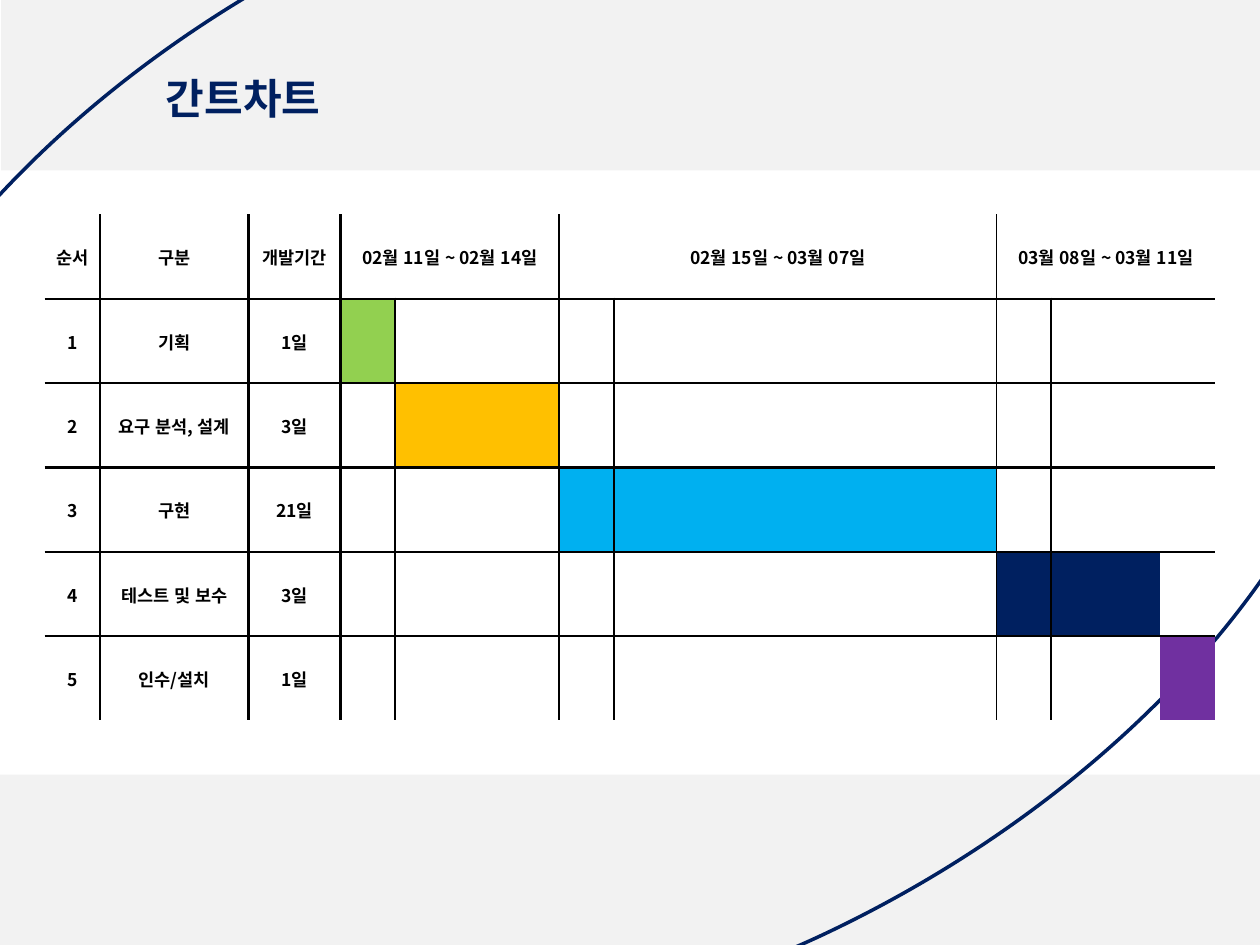
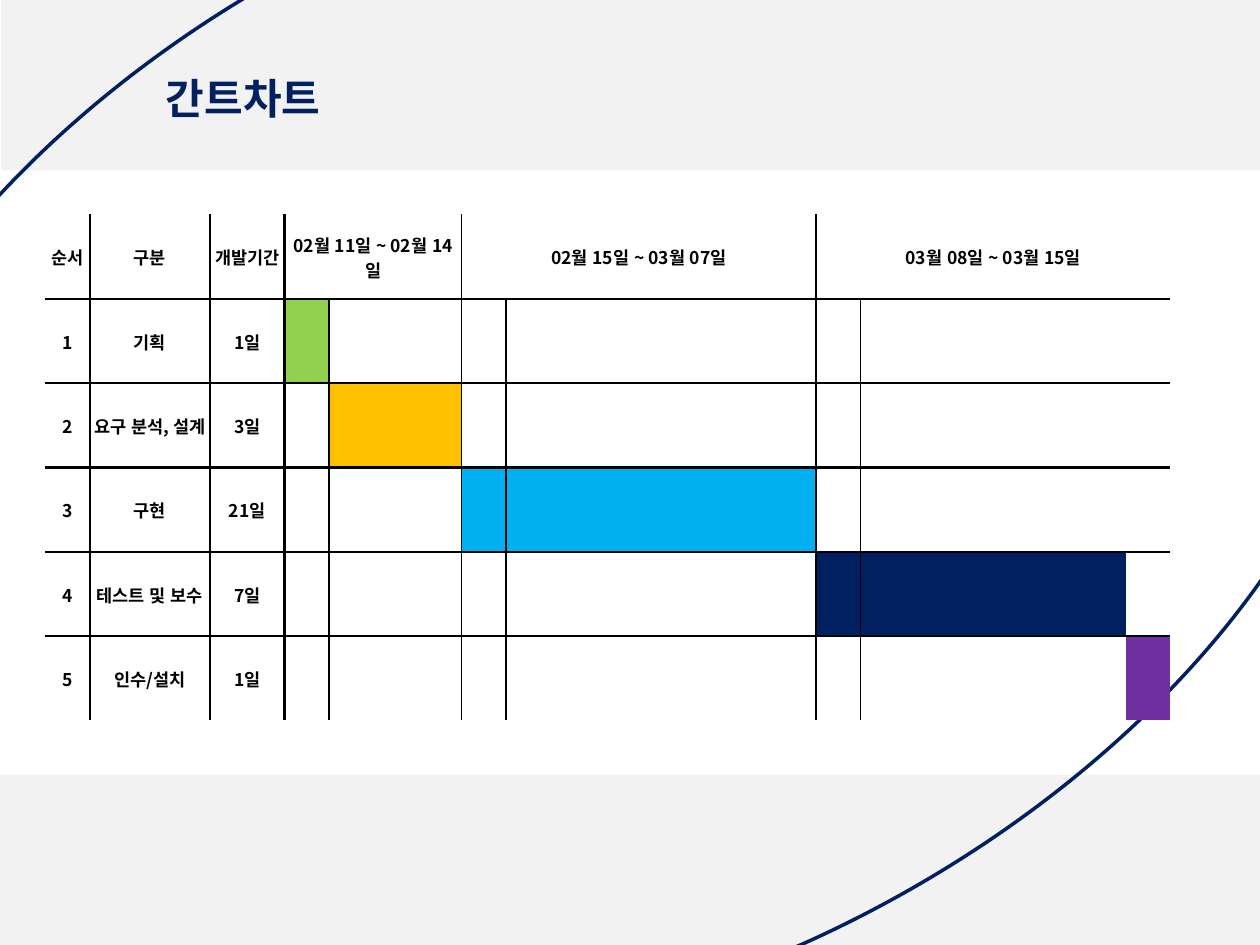
Before and after one commit to yeajinlee/ITP-team, a slide deck: slide 12 of multi_final/문서/3차 5조 2-15일 발표 자료(최종)/final_project_03.15 발표.pptx. Drawn at 1260x945 pixels with LibreOffice and Linux fonts; fonts in the diff are those of the drawing. Boxes give left, top, right and bottom in pixels: in the first picture for what was removed or moved away, otherwise in the second. Text is boxed around its words. In the diff, an @@ line names an element or a change of style, - is before the commit and + after.

```diff
--- a/multi_final/문서/3차 5조 2-15일 발표 자료(최종)/final_project_03.15 발표.pptx
+++ b/multi_final/문서/3차 5조 2-15일 발표 자료(최종)/final_project_03.15 발표.pptx
@@ table at [44,214,1165,721] @@
-column 3, row 5: 3일
+column 3, row 5: 7일
-column 16, row 1: 03월 08일 ~ 03월 11일
+column 16, row 1: 03월 08일 ~ 03월 15일
+column 20:  |  |  |  |  | 
+column 21:  |  |  |  |  | 
+column 22:  |  |  |  |  | 
+column 23:  |  |  |  |  | 
@@ table: place and size @@
-table at [44,214,1207,721]
+table at [44,214,1165,721]
```
Also in this commit, not shown: 4 other slides changed, 1 other file.
